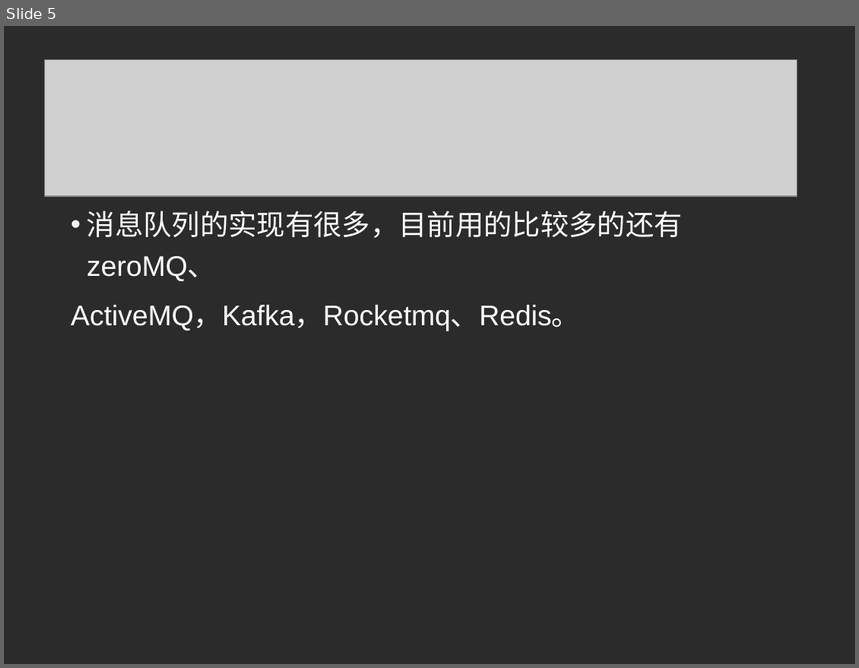
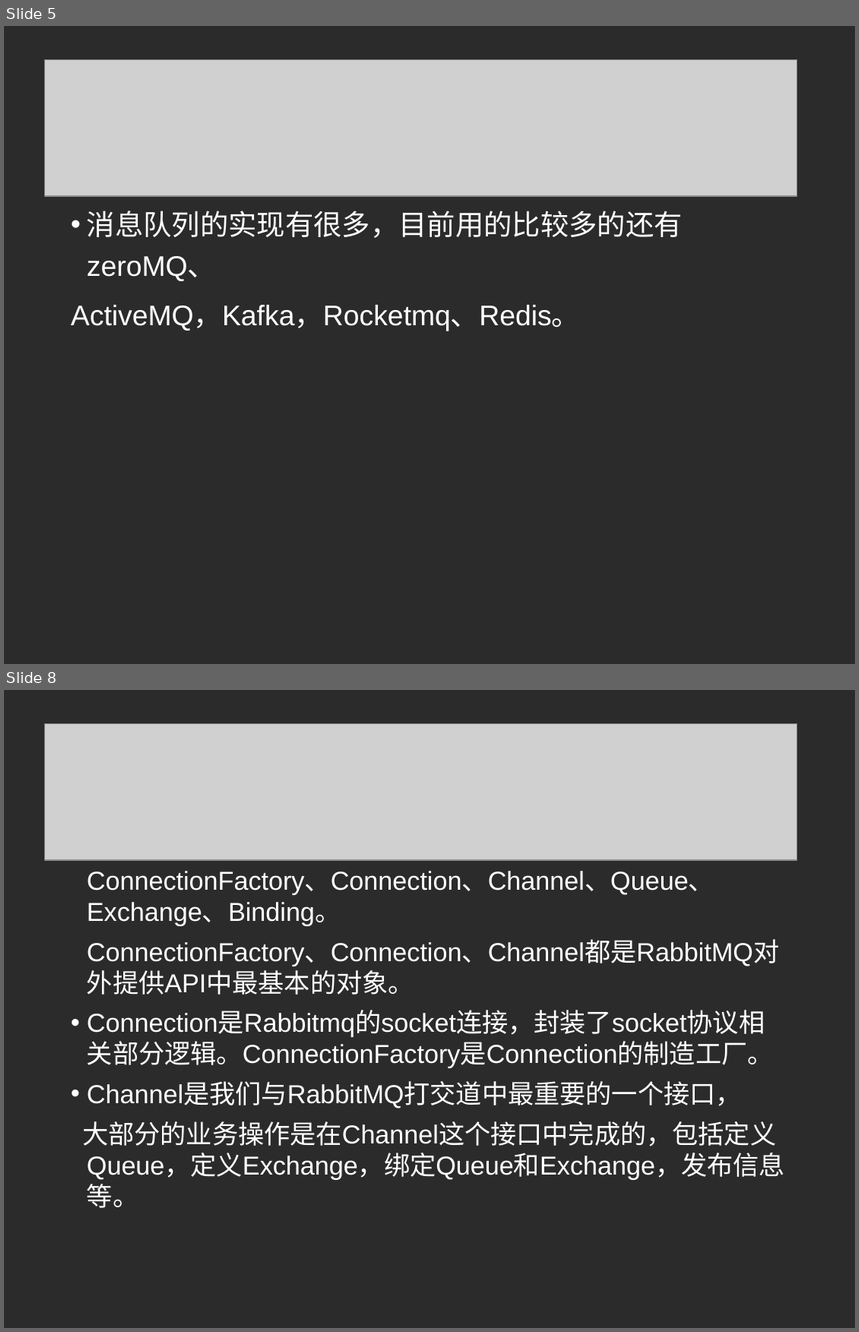
Before and after one commit to t1xuwei/rabbitmq_prj, a slide deck: rabbitmq_test/resources/消息队列-rabbitmq.ppt. Shown one above the other, each under a label of ours: slide 5 before the commit, slides 5 and 8 after it; the slides between them are not shown. The pictures are 859x668 and 859x1332 pixels, drawn with LibreOffice and Linux fonts; fonts in the diff are those of the drawing; grey boxes stand for pictures; background and template pictures are left out; a plain dark background stands for a picture behind light text. Boxes give left, top, right and bottom in pixels: in the first picture for what was removed or moved away, otherwise in the second. Text is boxed around its words. In the diff, an @@ line names an element or a change of style, - is before the commit and + after.

```diff
--- a/rabbitmq_test/resources/消息队列-rabbitmq.ppt
+++ b/rabbitmq_test/resources/消息队列-rabbitmq.ppt
@@ slide 8 added at bbox=[4, 690, 855, 1328], background picture (left out) @@
@@ picture added at bbox=[45, 723, 797, 860] @@
@@ text added at bbox=[82, 871, 785, 1208], 22 pt, text #FFFFFF @@
+ConnectionFactory、Connection、Channel、Queue、Exchange、Binding。
+ConnectionFactory、Connection、Channel都是RabbitMQ对外提供API中最基本的对象。
+• Connection是Rabbitmq的socket连接，封装了socket协议相关部分逻辑。ConnectionFactory是Connection的制造工厂。
+• Channel是我们与RabbitMQ打交道中最重要的一个接口，
+大部分的业务操作是在Channel这个接口中完成的，包括定义Queue，定义Exchange，绑定Queue和Exchange，发布信息等。
```
Also in this commit, not shown: 4 other slides added, 3 slides removed.
